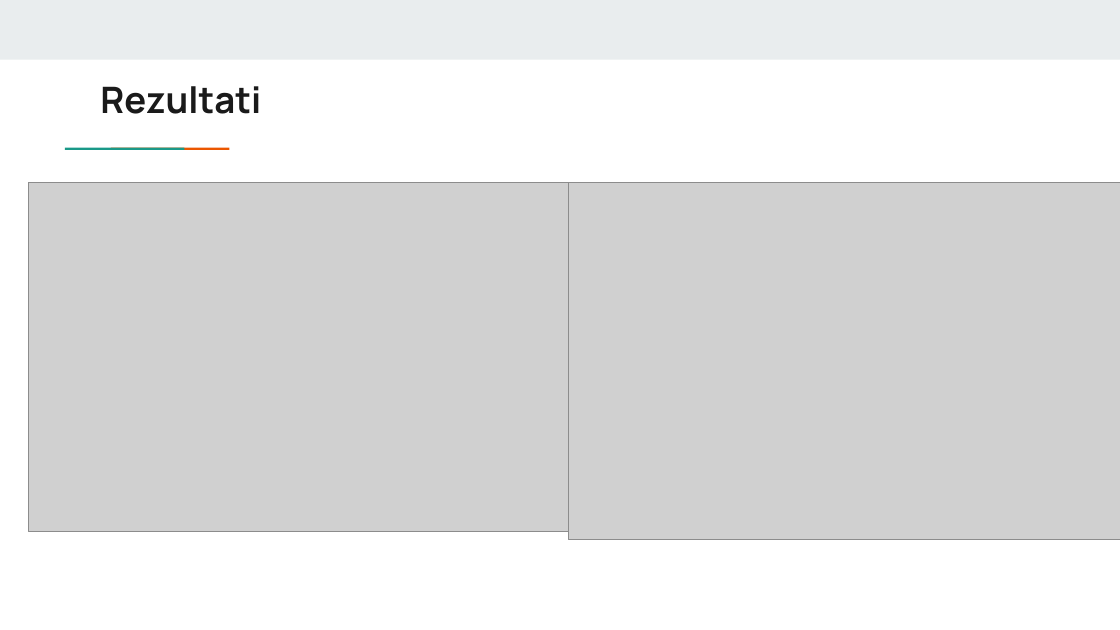
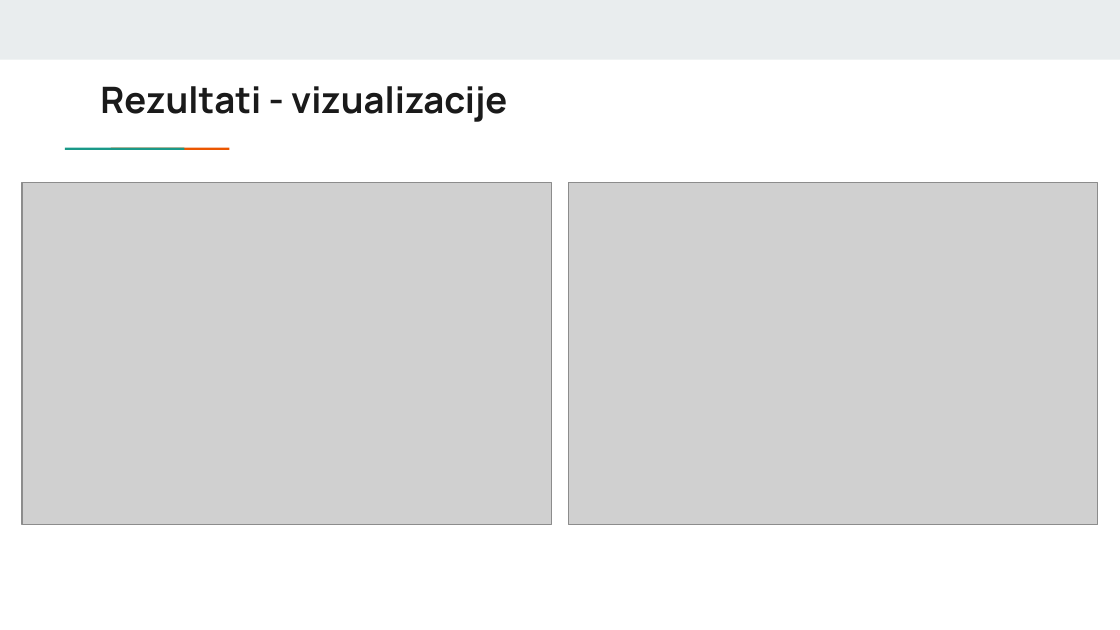
Before and after one commit to bruno4355/Diplomski-rad, a slide deck: slide 10 of Diplomski rad_Novosel - prezentacija.pptx. Drawn at 1120x630 pixels with LibreOffice and Linux fonts; fonts in the diff are those of the drawing; grey boxes stand for pictures. Boxes give left, top, right and bottom in pixels: in the first picture for what was removed or moved away, otherwise in the second. Text is boxed around its words. In the diff, an @@ line names an element or a change of style, - is before the commit and + after.

```diff
--- a/Diplomski rad_Novosel - prezentacija.pptx
+++ b/Diplomski rad_Novosel - prezentacija.pptx
@@ title at [100, 86, 507, 122]: text changed @@
-Rezultati
+Rezultati - vizualizacije
@@ picture: place and size @@
-picture at [28, 183, 568, 532]
+picture at [22, 183, 552, 524]
@@ picture: place and size @@
-picture at [568, 183, 1120, 540]
+picture at [568, 183, 1098, 524]
```
Also in this commit, not shown: 6 other slides changed, 4 slides added, 3 slides removed.
